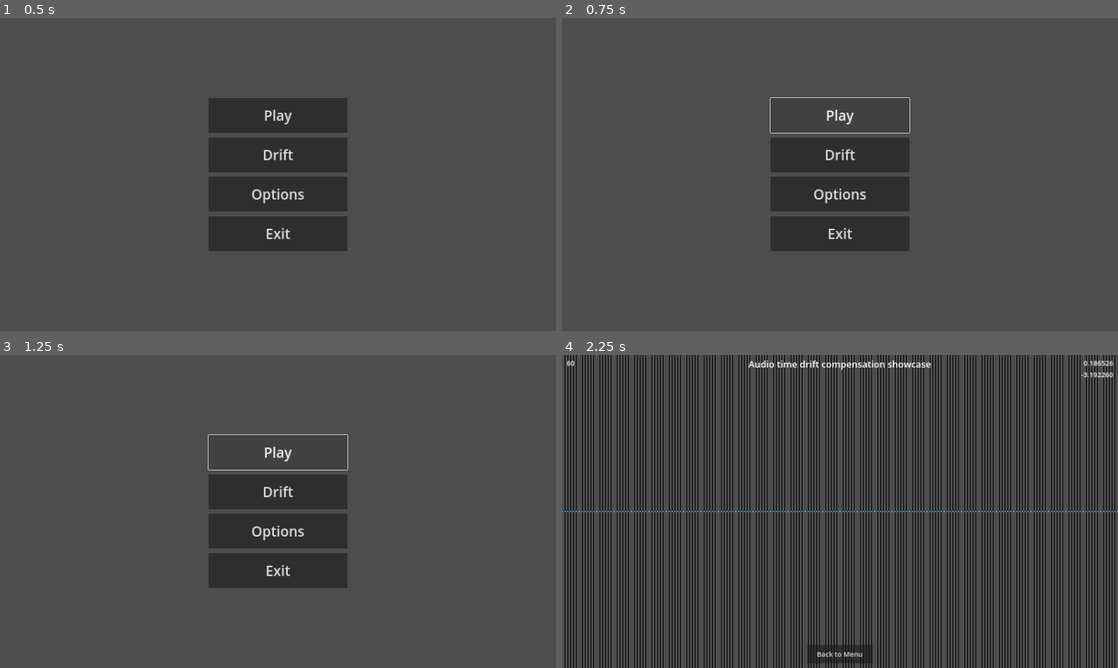
Above: before the commit, frames 1-4 (two rows, left to right).
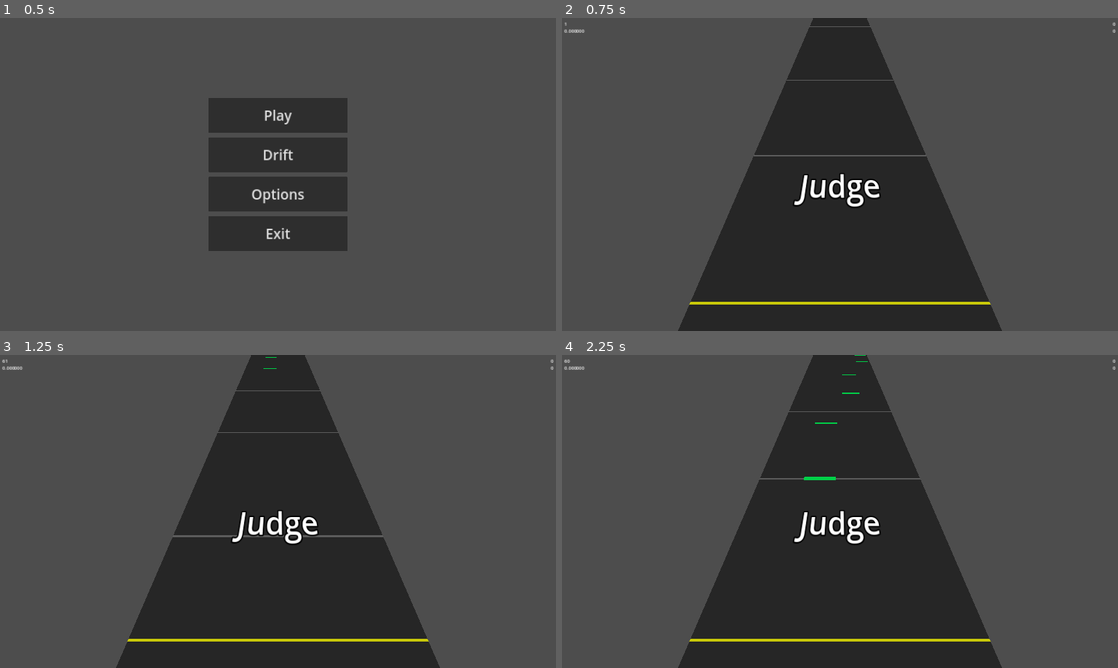
Above: after the commit, the same moments.

Repository: bonjorno7/ExampleRhythmGame
Game: Godot game, scene res://scenes/menu.tscn
Two runs of this game, one before a commit and one after it. Both use one fixed random seed, a clock stepped at 60 frames per second and the inputs below. Sound files missing from this copy of the repository are replaced by a short silence.
Inputs (mouse positions are in pixels of both pictures, inside the frame that each line leads up to):
- Up to frame 1 (0.5 s): no input
- Up to frame 2 (0.75 s): click "Play" at 0.5 s
- Up to frame 3 (1.25 s): no input
- Up to frame 4 (2.25 s): click (840, 452) at 1.25 s, where only the run before the commit has a clickable "Play"; click (840, 492) at 2 s, where only the run before the commit has a clickable "Drift"

Frame 1 is identical in both runs. In frame 2, 27% of the frame differs, in the area x 0-100%, y 0-100%; in frame 3, 27%; in frame 4, 47%.

Commit message:
Implement GameState goto_play function
Didn't do this one before because I thought about using these functions to pass information between scenes, but then I decided to just store that stuff in GameState directly, so just loading the file will do.

Diff:
--- a/nodes/game_state.gd
+++ b/nodes/game_state.gd
@@ -33,7 +33,7 @@
 
 
 func goto_play() -> void:
-	pass  # TODO: Add play scene.
+	_goto_file_deferred.call_deferred("res://scenes/play.tscn")
 
 
 func goto_drift() -> void:
